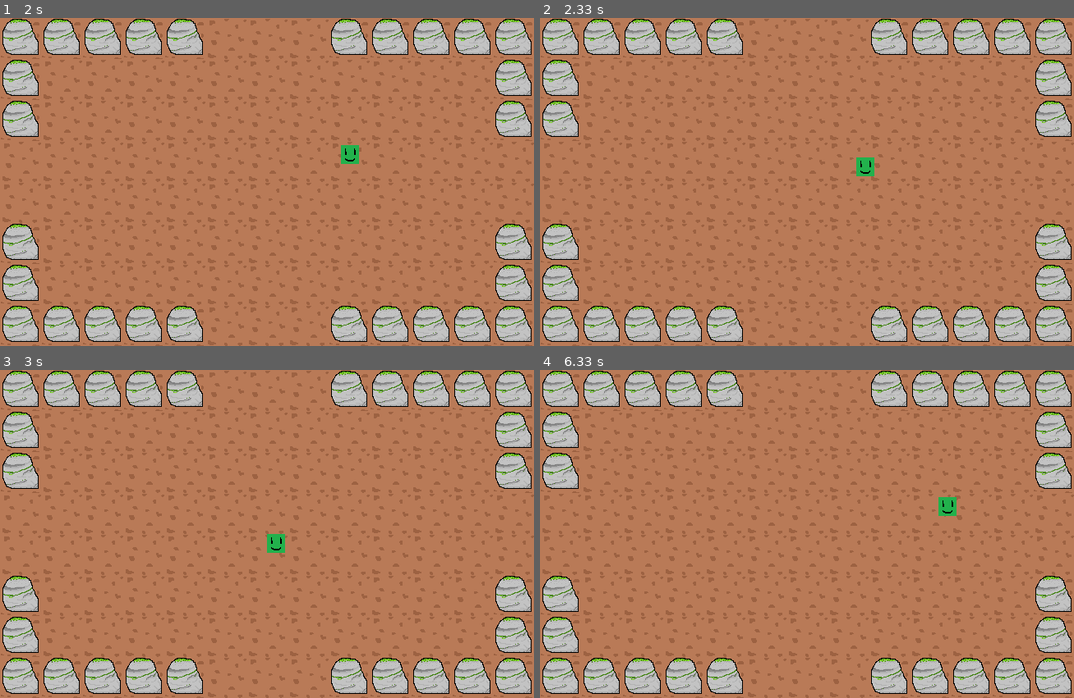
Above: before the commit, frames 1-4 (two rows, left to right).
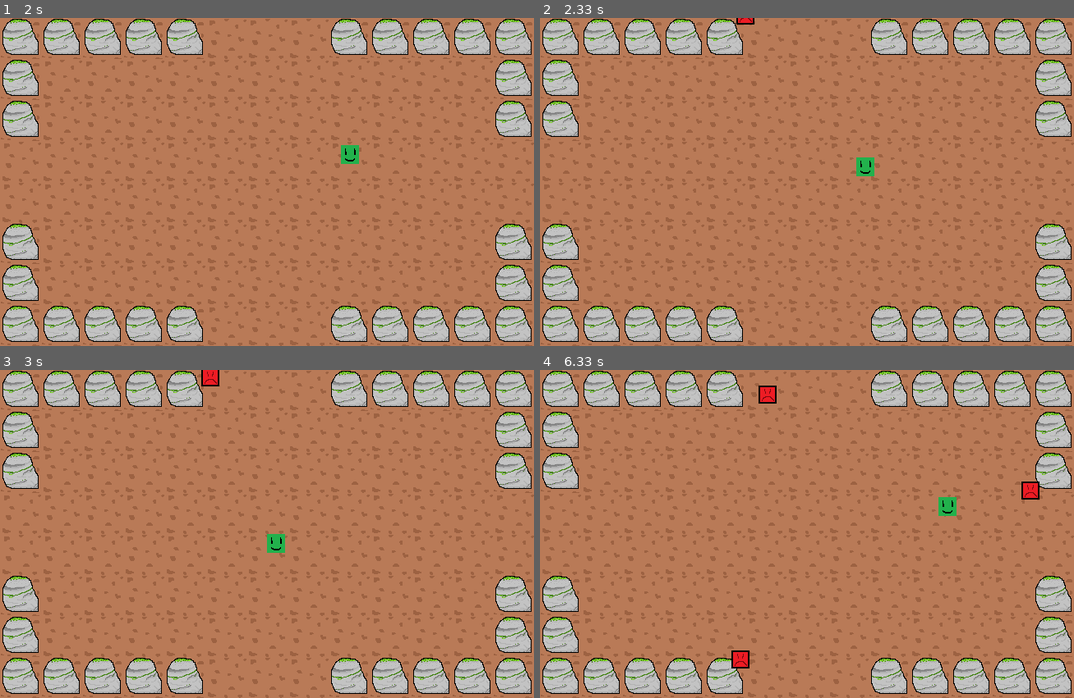
Above: after the commit, the same moments.

Repository: jack5661/pygame-valley-shooter
Game: pygame game, started from App.py
The game is run twice, just before and just after one commit, with the same random seed, the same clock (stepped at 60 frames per second) and the same inputs.
Inputs:
- Up to frame 1 (2 s): hold Right 0.33-0.8 s; hold Up 0.83-1.13 s; hold Right 1.17-1.63 s; hold Left from 1.67 s (still down)
- Up to frame 2 (2.33 s): release Left at 2.2 s; hold Down from 2.23 s (still down)
- Up to frame 3 (3 s): release Down at 2.53 s; hold Left 2.57-2.97 s
- Up to frame 4 (6.33 s): hold Up 3-3.37 s; hold Right 3.4-4.03 s; hold Down 4.07-4.43 s; hold Left 4.47-4.93 s; hold Right 4.97-5.43 s; hold Up 5.47-5.77 s; hold Right 5.8-6.27 s; hold Left from 6.3 s (still down)

Frame 1 is identical in both runs. In frame 2, less than 0.1% of the frame differs, in the area x 36-41%, y 0-2%; in frame 3, 0.2%; in frame 4, 0.6%, in the area x 35-94%, y 4-91%.

Commit message:
Added Enemy.spawnEnemy() to spawn enemies on map

Diff:
--- a/App.py
+++ b/App.py
@@ -35,11 +35,11 @@
             self._running = False
 
     def on_loop(self):
-        return
         if self._enemyTimer == self._ENEMYSPAWNTIME:
-            enemy = Enemy()
-            self._entities.add(enemy)
-            self._mobs.add(enemy)
+            toSpawn = Enemy.spawnEnemy(1)
+            for mob in toSpawn:
+                self._entities.add(mob)
+                self._mobs.add(mob)
             self._enemyTimer = 0
         else:
             self._enemyTimer += 1
--- a/Enemy.py
+++ b/Enemy.py
@@ -17,15 +17,15 @@
                   Helpers.Direction.DOWN: BOTTOM_SPAWN,
                   Helpers.Direction.LEFT: LEFT_SPAWN}
 
-    spawnDirection = Helpers.Direction.UP # Star spawning enemies at the top of the map
+    spawnDirection = Helpers.Direction.UP # Used to determine where to start spawning enemies;
+                                          # Start spawning enemies at the top of the map
 
-    def __init__(self):
+    def __init__(self, spawn: tuple):
         super().__init__()
         self.image = pygame.image.load(Helpers.ASSETS + "enemy.png")
         self.surface = pygame.Surface((22, 22))
         self.rect = self.surface.get_rect()
-        x, y = random.randrange(0, Helpers.GAME_WIDTH), random.randrange(0, Helpers.GAME_HEIGHT)
-        self.rect.center = (x, y)
+        self.rect.center = (spawn[0] * Helpers.GAME_TILE, spawn[1] * Helpers.GAME_TILE)
         self._speed = 3
 
     def update(self):
@@ -51,4 +51,14 @@
     """
     @classmethod
     def spawnEnemy(cls, num: int) -> list:
-        pass
+        spawnPoints = cls.SPAWN_DICT[cls.spawnDirection]
+        enemies = []
+        idx = 0
+        for i in range(num):
+            if idx == len(spawnPoints):
+                idx = 0
+            enemies.append(cls(spawnPoints[idx]))
+
+        cls.spawnDirection = Helpers.Direction.rotateDirection(cls.spawnDirection)
+
+        return enemies
--- a/Helpers.py
+++ b/Helpers.py
@@ -16,3 +16,14 @@
     RIGHT = 1
     DOWN = 2
     LEFT = 3
+
+    @classmethod
+    def rotateDirection(cls, dir: "Direction") -> "Direction":
+        if dir == cls.UP:
+            return cls.RIGHT
+        elif dir == cls.RIGHT:
+            return cls.DOWN
+        elif dir == cls.DOWN:
+             return cls.LEFT
+        elif dir == cls.LEFT:
+            return cls.UP
